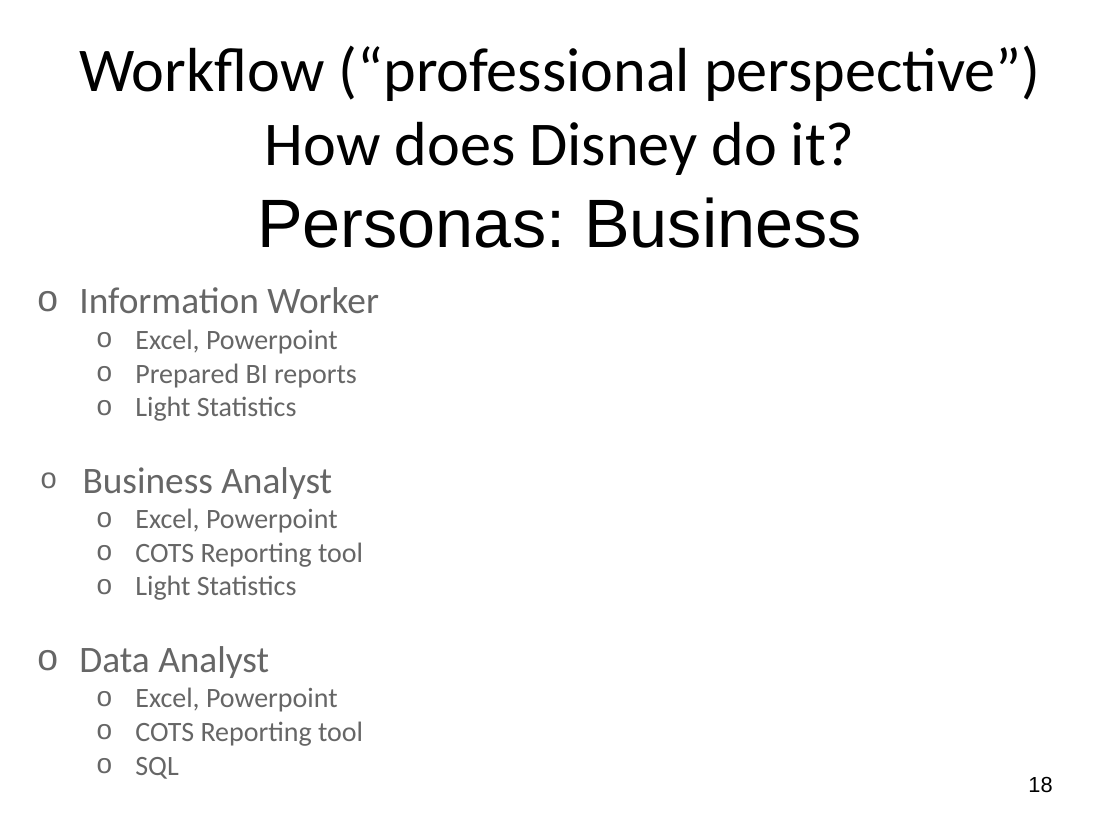
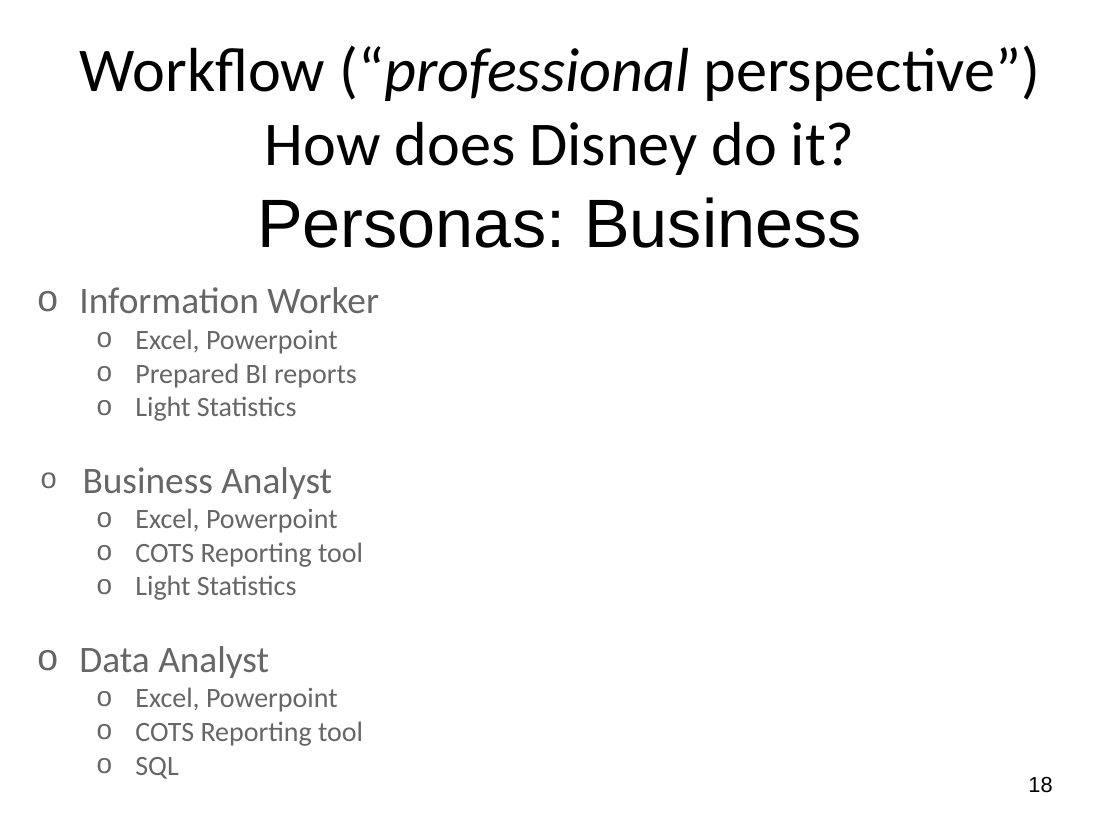
Before and after one commit to wsphd/datajam2018, a slide deck: slide 18 of dj2018.odp. Drawn at 1120x840 pixels with LibreOffice and Linux fonts; fonts in the diff are those of the drawing. Boxes give left, top, right and bottom in pixels: in the first picture for what was removed or moved away, otherwise in the second. Text is boxed around its words. In the diff, an @@ line names an element or a change of style, - is before the commit and + after.

```diff
--- a/dj2018.odp
+++ b/dj2018.odp
@@ title "Workflow (“professional perspective”) How does ..." at (80,45,1040,175): italic on in "(“professional" @@
```
Also in this commit, not shown: 7 other slides changed, 4 slides added, 10 slides removed, 1 other file.
